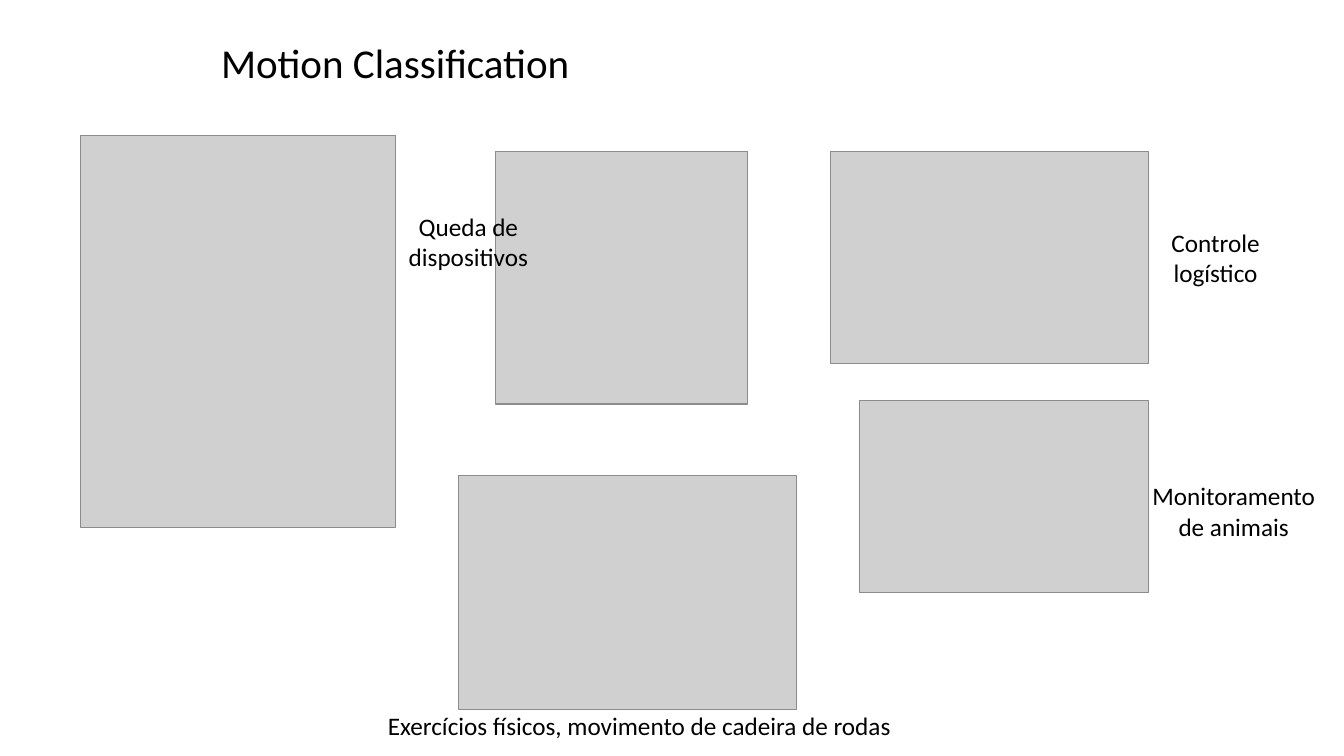
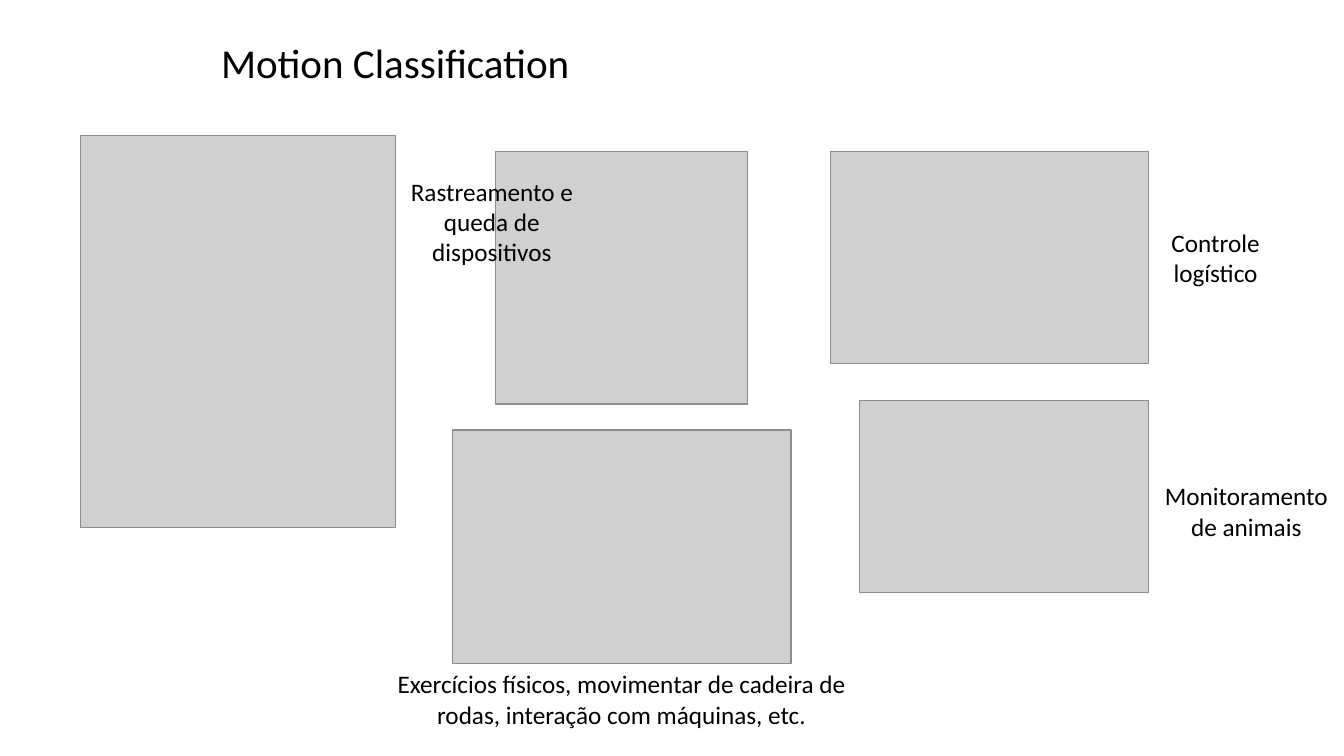
Before and after one commit to zz4fap/tp557-iot-ml, a slide deck: slide 2 of slides/TP557_15_classificação de movimentos.pptx. Drawn at 1344x756 pixels with LibreOffice and Linux fonts; fonts in the diff are those of the drawing; grey boxes stand for pictures; background and template pictures are left out. Boxes give left, top, right and bottom in pixels: in the first picture for what was removed or moved away, otherwise in the second. Text is boxed around its words. In the diff, an @@ line names an element or a change of style, - is before the commit and + after.

```diff
--- a/slides/TP557_15_classificação de movimentos.pptx
+++ b/slides/TP557_15_classificação de movimentos.pptx
@@ text at box(411, 180, 573, 268): text changed @@
-Queda de dispositivos
+Rastreamento e queda de dispositivos
@@ picture: place and size @@
-picture at box(459, 476, 798, 710)
+picture at box(453, 431, 791, 664)
@@ text "Monitoramento de animais": place and size @@
-text "Monitoramento de animais" at box(1152, 487, 1315, 537)
+text "Monitoramento de animais" at box(1165, 487, 1328, 537)
@@ text at box(398, 675, 845, 729): text changed @@
-Exercícios físicos, movimento de cadeira de rodas
+Exercícios físicos, movimentar de cadeira de rodas, interação com máquinas, etc.
```
Also in this commit, not shown: 6 other slides changed, 1 other file.
